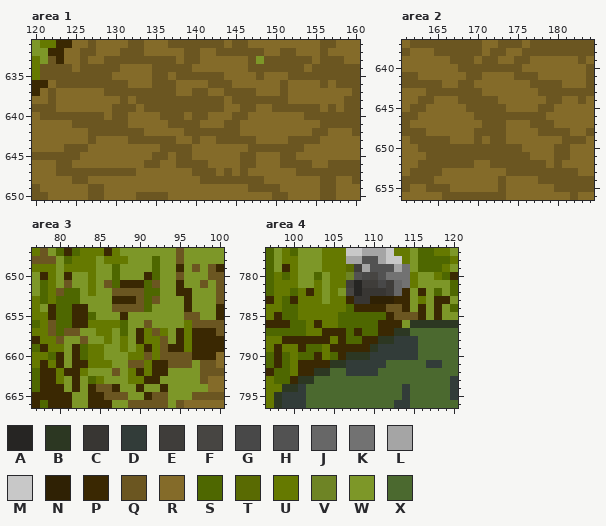
One commit to this pixel-art file: Assets/Aseprite/forest.aseprite. The first picture shows the starting point.
188x1000 pixels, 1 frame. Colours within 5 levels of each other are drawn and written as one. Shown: area 1: x 120..160, y 631..650; area 2: x 161..184, y 637..656; area 3: x 77..100, y 647..666; area 4: x 97..120, y 777..796. The commit also changed other parts of the picture, which this record leaves out.
Visible layers, top first: "rocks", "leaves", "treeShadow", "trees", "grass_highlight", "grass", "grass_shadow", "Layer 1", "bounds", "path", "bg".
Palette (. is transparent): A #262523  B #2c3722  C #383633  D #323c39  E #3f3d3a  F #474542  G #484848  H #525252  J #676767  K #727272  L #a5a5a5  M #c8c8c8  N #2f2104  P #3a2802  Q #6b5621  R #846b29  S #4e6700  T #596a02  U #657900  V #6e8425  W #7d9728  X #4b692f
Pixels before, area 1, first column x 120:
631 WUUPPRRQRRRRQQRRRQQQQQQQRQQRRRRRRRRRQQRRR
632 WWPPRRQQRRRQQQRRRRRQQRRQQQQQQRRQQRRRQRRRR
633 UWQPRRQRRQQQQQQQQQRQQRRRRRRQWQQQQQQRQQQRR
634 UQQQQRQQQQQRRRRQQQQQRRRRRRRQQQQQQQRQQQQQQ
635 UQQQQQQQQQRRRRRQQRQQQQQQRRRRQRRRQQQQQQQQQ
636 PPRQQQQQQQQQRRRQQQRRRRQQQRRRRRRQRRRRQRQQQ
637 PRQRRRRRRQQQQQQQQQRRQQRRQQQQRRRQRRRRRRRRQ
638 RRQRRRRRRRRQRQQQQQQQQQQQRQQQQQQQRRRRRRRQQ
639 QQQRRRRRRRQQQRQQQQQQQQQQRRQQRRQQQQQQRQRQQ
640 RQQQQQQQQRQQRRRRQQQRQQRRRQQRRRRRRRQQQQQQQ
641 RRRRRQQQQQQQRRRRRQQQQRRRQQRRRRRRRRRRQQQQQ
642 RRRRRRRQQQQQQQRRRRRQQQQQQQRRRRRRRRRQQRRRQ
643 RRRRRRRQRRRRQQQQQQRRQRRQQQQQRRRRQQQQRRRRR
644 RRRRQQQRRRRRRRRRQQQQRRRRRRRQQQQQQQRRRRRRR
645 QQQQQQRRRRRRRRRQQRQQRRRRRRQQRRRQQRRRRRRRR
646 RRRQQRRRRRRRRRQQRRQQQQRRRRQQRRRQQQQRRQQQQ
647 RRRQQQQQQQQQQRRRRRRRQQQRQRQRRRRRRQQQQQQQQ
648 RRRRRQQRRRRRRRRRRRRRRQQQQQQQQRRRRRRRQQRRQ
649 QRRRRRRQQRRRRRRRRRRRRRRRRRRQQQQRRRRRQQRRR
650 QQRRRRRQQRRRRQQQQRRRRRRRRRRRRRQQRRRRQQRRR
Pixels before, area 2, first column x 161:
637 RQQQQQQQQQRRQQQRQQQQQQQQ
638 QRRRQQQQQQRQQRRQQQQQQQQQ
639 RRRRRRQQQRQQRRQQRRRRRRQR
640 RRRRRRRQQQQQQQQRRRRRRRRQ
641 QQRRRRRRQQRRRRQQQRRRRRRQ
642 QQQQQRRQQRRRRRRRQQQQRRRQ
643 RRRQQQQQQQRRRRRRRQQQQQQQ
644 RRQQRRRQQQQQRRRRRRQQRRQR
645 RQQRRRRRQQQQQRRRRQQRRRRR
646 QQRRRRRRRQQQQQQQQQRRRRRR
647 QRRRRRRRRRQQQRRRQQQRRRRR
648 QQQRRRRRRQQQQRRRRQQQQRRQ
649 RQQQQQRRRQRQQRRRRRRRQQQR
650 RRQQQQQQQQQQQQQRRRRQQRRR
651 RRRQQQQQQQQQQQQQRRRQQRRR
652 RRQQQQQQQRRQQQQQQQRQRRRR
653 RQQQQRRRRRRRRQQQQQQQQQRR
654 QQQQRRRRRRRRQRRRRQQQQQQQ
655 QRRQQQRRRRRRQRRRRRRQQQQQ
656 RRRRRQQQQQQQQRRRRRRRRQRR
Pixels before, area 3, first column x 77:
647 UQWSPSUUUPUWWWWWWWQWWWWW
648 QQQWSUUUWUUUWWWSWWQWWWWW
649 UUUWUUUUWWSWWWWSWWPWQWQP
650 WPUWPWWUWWSWWWPSWWQWWWQQ
651 WSUWQWWUWQSPPPSQWWPWWQWQ
652 WSUQSSWUWWQQQQSSWWPPWWWQ
653 USUSSSWWWWPPPQSQWWWPWWWQ
654 UWPSSPPWWWQQQQSWWWWPWWWP
655 UUPSSPPSWWWPWWWWWWWQQWWP
656 SUQSSPPUUUUSWWQWWWWUQQQQ
657 UUQSQQWWUUWSWPUQUWPUPPPQ
658 PUUQWWQWWUWUWPUUQWPUPPPP
659 SPUUWPSUUWWUWUPUQPPUPPPP
660 UUSPWPSUUWWWUUQUQQQQPPPR
661 UPUPWPPUUUWWQQUPPQQQWQQR
662 SPPUPPUWWWQWUPUPPWWWWQQQ
663 SPPUWPWSUWWWUUPPWWWWWQRR
664 SPPPWPWPQQPWWPWWPWWWWWRR
665 PPPPPWWPPQQQWWPQQWWWQQQQ
666 PSPPPWWPPPWWQQQQQWQRRRRR
Pixels before, area 4, first column x 97:
777 SWUSWWWUUUMMLLLMUUWSSUUW
778 SWUUWWWUUULLHHLMMUWSSSSU
779 SWPUWWWUUUTELHHHLKWSSSUW
780 SUSUWWSWUUVHGFHKKKUWWUSP
781 SUUUWWUWUUEAEEGEJKUWWWWS
782 SUUSUPUWUWFACCCEJPWPWSWS
783 PUSPUUUWUUPCCNNNPPWUWPPW
784 UUSSUUUUUUSPPPPQQPWPWPWS
785 UPSSUUUUUSSSSSSPQQQPWPWW
786 PPPSSUPUUSSSSSPPPWBBBBBB
787 SSSSSUUPPPSPSSPPBBXXXXXX
788 UUPPPPPPUPSSPPBBDDDXXXXX
789 UPUUPSSUPPPPPBDDDDDXXXXX
790 SPSUSSPUSPBBBDDDDDDXXXXX
791 SPSUPPPPBBDDDDDXXXXXDDXX
792 PSSUPPBBXXDDDDXXXXXXXXXX
793 USSPBBXXXXXXXXXXXXXXXXXD
794 UUBBDXXXXXXXXXXXXDXXXXXD
795 UBDDDXXXXXXXXXXXXDXXXXXD
796 UBDDDXXXXXXXXXXXDDXXXXXX
After the commit:
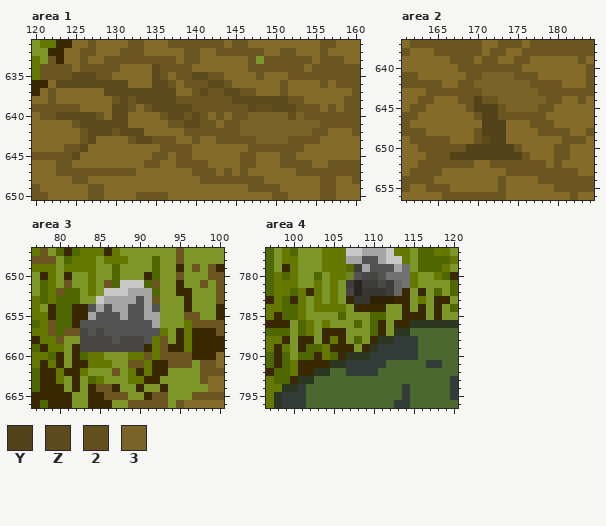
Colours new in this view: Y #53431a  Z #5e4b1d  2 #64501e  3 #7a6326
The exact change:
layer "path_texture" added
layer "path_texture2" added
layer "Layer 1" removed
Area 1, layer "path_texture":
y 634: x 135 Q -> Z
y 635: x 125..127 QQQ -> ZZZ; x 135 Q -> Z; x 140..141 QQ -> ZZ
y 636: x 123..131 QQQQQQQQQ -> ZZZZZZZZZ; x 135..136 QQ -> ZZ; x 139..143 RRRQQ -> QQQZZ
y 637: x 129..137 QQQQQQQQQ -> ZZZZZZZZZ; x 141..145 QRRQQ -> ZQQZZ
y 638: x 130..137 RQRQQQQQ -> QZQZZZZZ; x 144..153 RQQQQQQQRR -> QZZZZZZZQQ
y 639: x 123..125 RRR -> QQQ; x 130..131 QQ -> ZZ; x 135..139 QQQQQ -> ZZZZZ; x 144..145 RR -> QQ; x 147..152 QRRQQQ -> Z22ZZZ
y 640: x 123..127 QQQQQ -> ZZZZZ; x 130..131 QQ -> ZZ; x 137..140 QQRQ -> ZZQZ; x 143 R -> Q; x 147..153 RRRRRRR -> 3333323
y 641: x 126..131 QQQQQQ -> ZZZZZZ; x 139..142 QQRR -> ZZQQ; x 146..155 RRRRRRRRRR -> 3333333333
y 642: x 126..129 RQQQ -> QZZZ; x 131..133 QQQ -> ZZZ; x 146..154 RRRRRRRRR -> 333333333
y 643: x 126..127 RQ -> QZ; x 133..134 QQ -> ZZ; x 148..151 RRRR -> 3333
y 644: x 126 Q -> Z
y 645: x 125 Q -> Z
Area 2, layers "path_texture2", "path_texture":
y 641: x 171..174 RRRR -> 3333
y 642: x 170..176 RRRRRRR -> 3333333
y 643: x 171..177 RRRRRRR -> 3333333
y 644: x 170 Q -> Y; x 173..178 RRRRRR -> 333333
y 645: x 170..172 QQQ -> YYY; x 174..177 RRRR -> 3333
y 646: x 171..172 QQ -> YY
y 647..648: x 171..173 QQQ -> YYY
y 649: x 171..173 RQQ -> ZYY
y 650: x 169..174 QQQQQQ -> YYYYYY
y 651: x 167..175 QQQQQQQQQ -> YYYYYYYYY
Area 3, layer "rocks":
y 651: x 88..90 PPP -> MMM
y 652: x 86..91 WQQQQS -> MMMLLL
y 653: x 85..91 WWPPPQS -> MLLLLHL
y 654: x 84..92 WWWQQQQSW -> HLHLLHHLH
y 655: x 84..92 SWWWPWWWW -> LHHHLHHLL
y 656: x 83..92 PUUUUSWWQW -> HHHHHHHHHL
y 657: x 83..92 WWUUWSWPUQ -> FHFHHHHHHH
y 658: x 83..91 QWWUWUWPU -> FFFFHFFFH
y 659: x 83..90 SUUWWUWU -> FFFFFFFF
Area 4, layer "grass_highlight":
y 781: x 106 U -> W
y 783: x 102 U -> W; x 106 U -> W
y 784: x 102 U -> W; x 107 S -> W; x 112..113 QQ -> WW
y 785: x 102..105 UUUU -> WWWW; x 107..109 SSS -> WWW; x 112..115 PQQQ -> WWPP
y 786: x 100 S -> W; x 103 P -> W; x 105..107 USS -> WWW; x 109 S -> W; x 112 P -> W; x 114 W -> P
y 787: x 100 S -> W; x 103 U -> W; x 107..109 SPS -> WWW; x 112 P -> W
y 788: x 100 P -> W; x 103 P -> W; x 107 S -> W; x 109 P -> W
y 789: x 100 U -> W; x 108 P -> W
y 790: x 100 U -> W
Pixel boxes of the changes (left, top, right, bottom) in both pictures:
changed: (56, 64, 320, 160)
changed: (450, 72, 546, 160)
changed: (80, 280, 160, 352)
changed: (290, 280, 418, 360)
